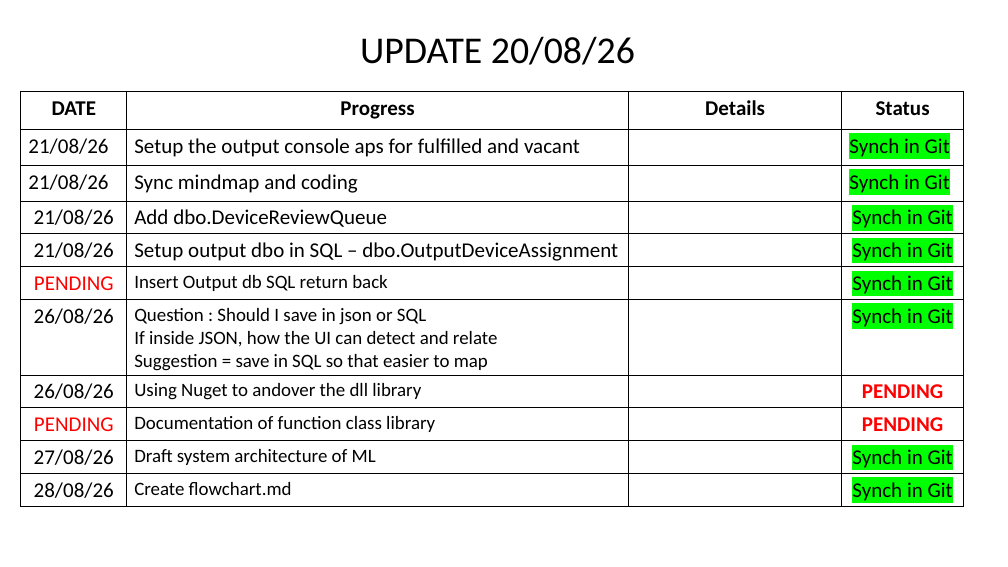
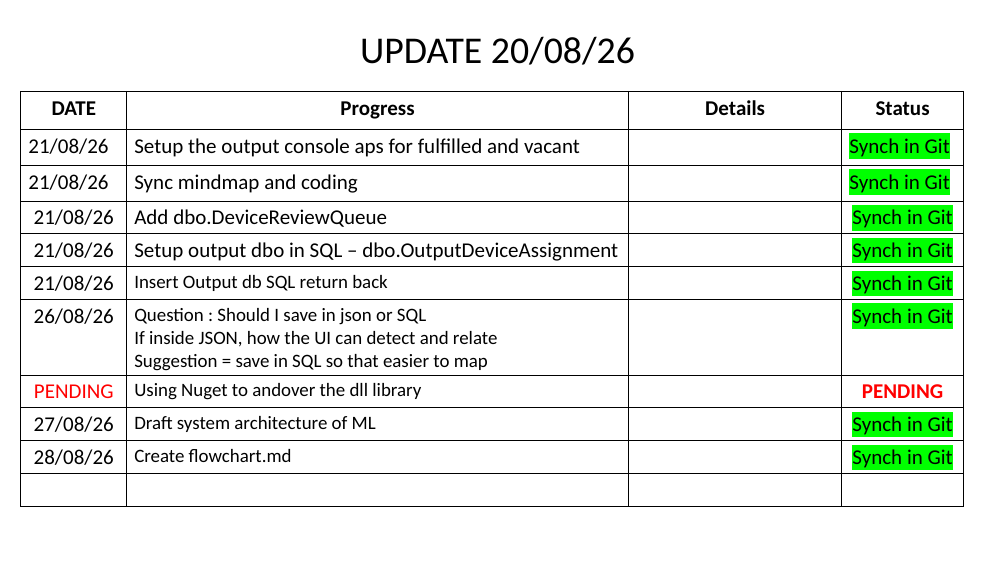
Before and after one commit to Syaziyah30/DeviceCluster, a slide deck: slide 11 of 1.training_model/supplementary/Device Identifier 20260717.pptx. Drawn at 1008x567 pixels with LibreOffice and Linux fonts; fonts in the diff are those of the drawing. Boxes give left, top, right and bottom in pixels: in the first picture for what was removed or moved away, otherwise in the second. Text is boxed around its words. In the diff, an @@ line names an element or a change of style, - is before the commit and + after.

```diff
--- a/1.training_model/supplementary/Device Identifier 20260717.pptx
+++ b/1.training_model/supplementary/Device Identifier 20260717.pptx
@@ table at (21, 91, 964, 506) @@
-row 6, column 1: PENDING
+row 6, column 1: 21/08/26
-row 8: 26/08/26 | Using Nuget to andover the dll library |  | PENDING
-row 9: PENDING | Documentation of function class library |  | PENDING
+row 8: PENDING | Using Nuget to andover the dll library |  | PENDING
+row 11:  |  |  | 
```
Also in this commit, not shown: 3 slides added, 1 slide removed, 1 other file.
